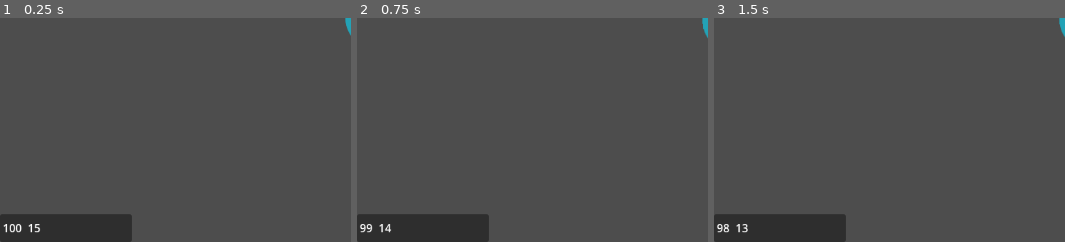
Above: before the commit, frames 1-3 (left to right).
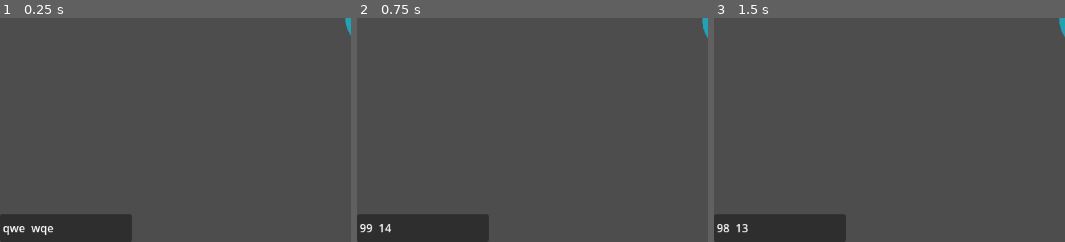
Above: after the commit, the same moments.

Repository: DanikShch/Game
Game: Godot game, scene res://Level/level.tscn
Same seed, same stepped clock (60 frames per second), same inputs: the game is played once before the commit and once after it. The engine's default icon, where the game draws it, is replaced by a stand-in: a white triangle on a blue panel in a dark square.
Inputs (mouse positions are % of the whole screen's width and height, from its top left):
- Up to frame 1 (0.25 s): no input
- Up to frame 2 (0.75 s): tap Enter at 0.5 s; move the mouse to (82, 45) at 0.52 s; press the mouse at (82, 45) at 0.53 s; hold D (right) from 0.53 s (still down)
- Up to frame 3 (1.5 s): tap Tab (Shop) at 0.77 s; release D (right) at 1.25 s; release the mouse at (82, 45) at 1.25 s; click "Click" at 1.25 s
The pictures show only the part of the screen within x 0-50%, y 50-100%; the shares and areas given below are measured in that part.

The runs differ from the first frame. In frame 1, 0.4% of the frame differs, in the area x 0-16%, y 91-97%; in frame 2, nothing differs; in frame 3, nothing differs.

Commit message:
Пофиксил отображение патронов

Diff:
--- a/Gun/gun.gd
+++ b/Gun/gun.gd
@@ -32,9 +32,10 @@
 			Signals.emit_signal("mob_health", health, max_health)
 			return
 	Signals.emit_signal("no_target")
-	Signals.emit_signal("ammo", guns[current_gun].ammo, current_ammo)
+
 
 func shoot():
+	Signals.emit_signal("ammo", guns[current_gun].ammo, current_ammo)
 	if guns[current_gun].ammo == 0:
 		return
 	if current_ammo <= 0:
